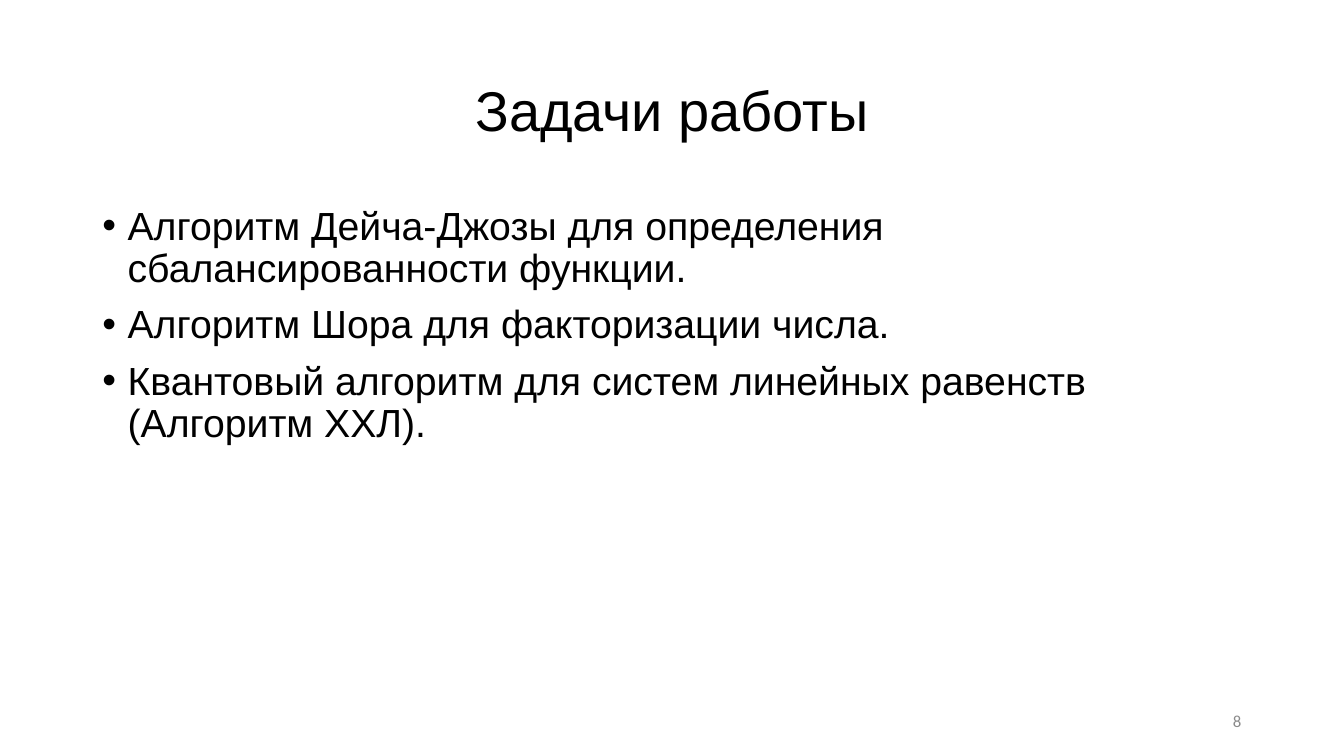
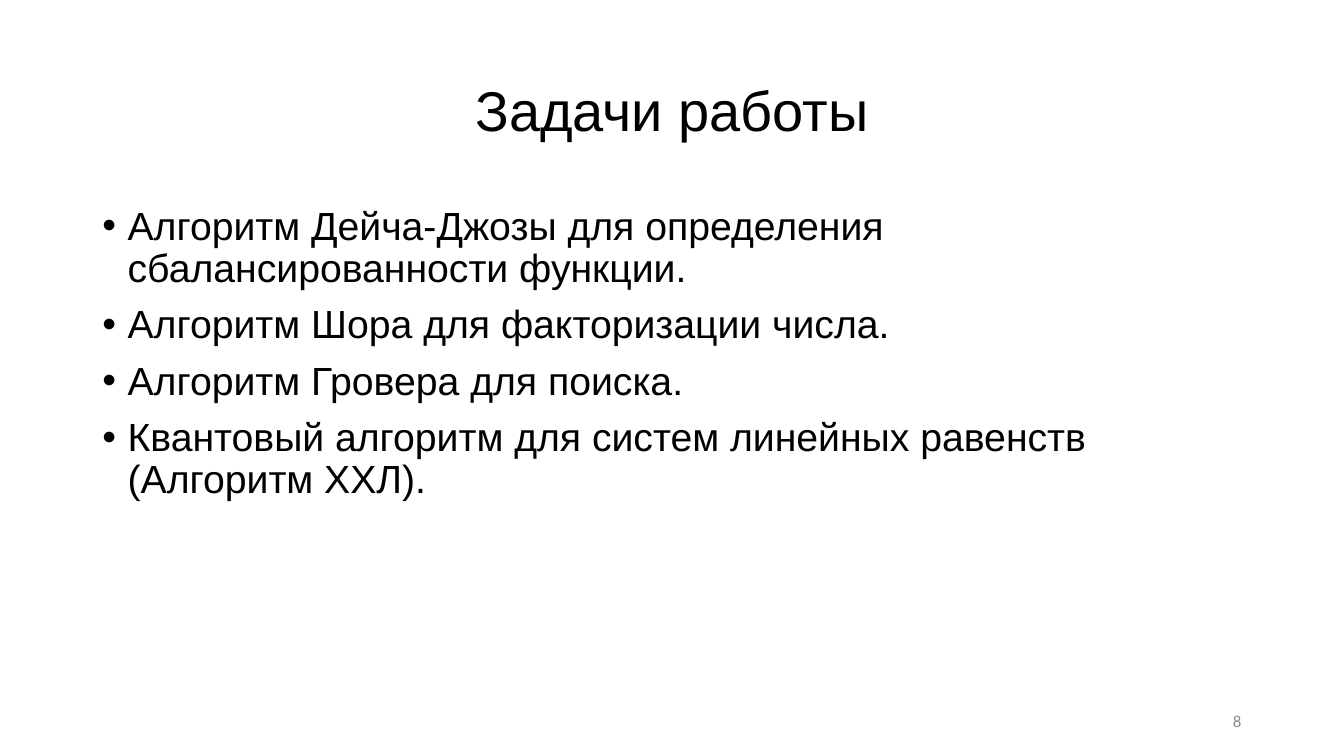
Before and after one commit to R0manych/Diploma2019, a slide deck: slide 8 of Черниговских 2к 14гр.pptx. Drawn at 1344x756 pixels with LibreOffice and Linux fonts; fonts in the diff are those of the drawing. Boxes give left, top, right and bottom in pixels: in the first picture for what was removed or moved away, otherwise in the second. Text is boxed around its words. In the diff, an @@ line names an element or a change of style, - is before the commit and + after.

```diff
--- a/Черниговских 2к 14гр.pptx
+++ b/Черниговских 2к 14гр.pptx
@@ text at <box>128,368,683,403</box>: paragraph added @@
+• Алгоритм Гровера для поиска.
```
Also in this commit, not shown: 6 other slides changed, 17 other files.
